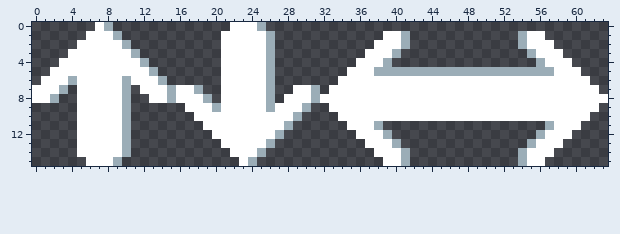
Pixel-art file -- Assets/sprite_cross_1.aseprite. The picture above was drawn from the file before the commit.
64x16 pixels, 1 frame.
Once edited:
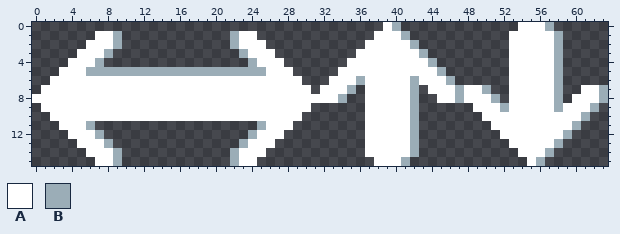
Palette (. is transparent): A #ffffff  B #9badb7
Difference:
@@ x 0..63 @@
- 0 .......AB.............AAAB......................................
- 1 ......AAAB...........AAAAAB............AAB............BAA.......
- 2 .....AAAAAB..........AAAAAB...........AAAB............BAAA......
- 3 ....AAAAAAAB.........AAAAAB..........AAAB..............BAAA.....
- 4 ...AAAAAAAAAB........AAAAAB.........AAAB................BAAA....
- 5 ..AAAAAAAAAAAB.......AAAAAB........AAABBBBBBBBBBBBBBBBBBBBAAA...
- 6 .AAABAAAAABAAAB......AAAAAB.......AAAAAAAAAAAAAAAAAAAAAAAAAAAA..
- 7 AAAB.AAAAAB.AAABAAB..AAAAAB..AAB.AAAAAAAAAAAAAAAAAAAAAAAAAAAAAA.
- 8 AAB..AAAAAB..AABAAAB.AAAAAB.AAABAAAAAAAAAAAAAAAAAAAAAAAAAAAAAAAA
- 9 .....AAAAAB......AAABAAAAABAAAB..AAAAAAAAAAAAAAAAAAAAAAAAAAAAAA.
-10 .....AAAAAB.......AAAAAAAAAAAB....AAAAAAAAAAAAAAAAAAAAAAAAAAAA..
-11 .....AAAAAB........AAAAAAAAAB......AAAB..................BAAA...
-12 .....AAAAAB.........AAAAAAAB........AAAB................BAAA....
-13 .....AAAAAB..........AAAAAB..........AAAB..............BAAA.....
-14 .....AAAAAB...........AAAB............AAAB............BAAA......
-15 ......AAAB.............AB..............AAB............BAA.......
+ 0 .......................................AB.............AAAB......
+ 1 .......AAB............BAA.............AAAB...........AAAAAB.....
+ 2 ......AAAB............BAAA...........AAAAAB..........AAAAAB.....
+ 3 .....AAAB..............BAAA.........AAAAAAAB.........AAAAAB.....
+ 4 ....AAAB................BAAA.......AAAAAAAAAB........AAAAAB.....
+ 5 ...AAABBBBBBBBBBBBBBBBBBBBAAA.....AAAAAAAAAAAB.......AAAAAB.....
+ 6 ..AAAAAAAAAAAAAAAAAAAAAAAAAAAA...AAABAAAAABAAAB......AAAAAB.....
+ 7 .AAAAAAAAAAAAAAAAAAAAAAAAAAAAAA.AAAB.AAAAAB.AAABAAB..AAAAAB..AAB
+ 8 AAAAAAAAAAAAAAAAAAAAAAAAAAAAAAAAAAB..AAAAAB..AABAAAB.AAAAAB.AAAB
+ 9 .AAAAAAAAAAAAAAAAAAAAAAAAAAAAAA......AAAAAB......AAABAAAAABAAAB.
+10 ..AAAAAAAAAAAAAAAAAAAAAAAAAAAA.......AAAAAB.......AAAAAAAAAAAB..
+11 ...AAAB..................BAAA........AAAAAB........AAAAAAAAAB...
+12 ....AAAB................BAAA.........AAAAAB.........AAAAAAAB....
+13 .....AAAB..............BAAA..........AAAAAB..........AAAAAB.....
+14 ......AAAB............BAAA...........AAAAAB...........AAAB......
+15 .......AAB............BAA.............AAAB.............AB.......
Pixel boxes of the changes (left, top, right, bottom) in both pictures:
changed: (32, 22, 608, 166)
